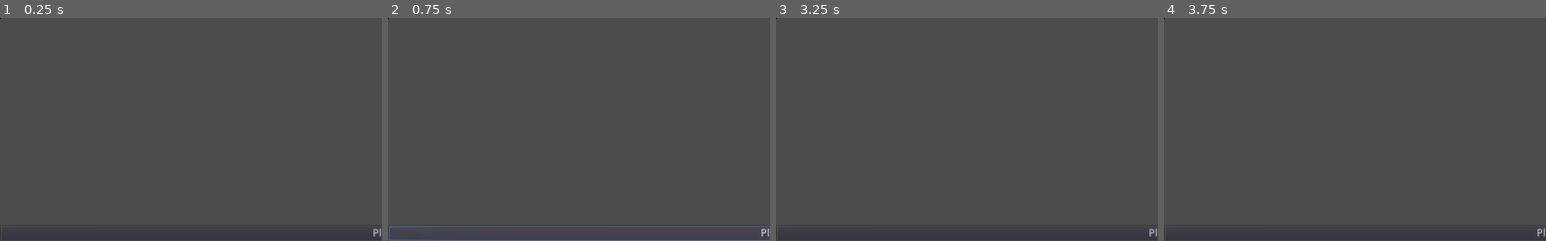
Above: before the commit, frames 1-4 (left to right).
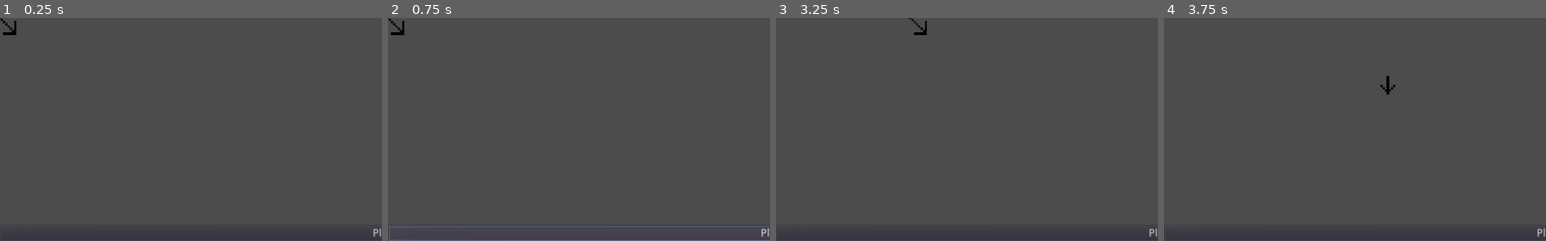
Above: after the commit, the same moments.

Repository: JeffKazuk/BloodQuest
Game: Godot game, scene res://Scenes/Main/MAIN.tscn
Same seed, same stepped clock (60 frames per second), same inputs: the game is played once before the commit and once after it. The project has no main scene, so this scene is started directly.
Inputs (mouse positions are % of the whole screen's width and height, from its top left):
- Up to frame 1 (0.25 s): no input
- Up to frame 2 (0.75 s): click "Play" at 0.5 s
- Up to frame 3 (3.25 s): click "Play" at 1.25 s; click "Options" at 2 s; move the mouse to (72, 45) at 2.77 s; press the mouse at (72, 45) at 2.78 s; hold D (right) from 2.78 s (still down); tap 4 (four, bound only after the commit) at 3.05 s
- Up to frame 4 (3.75 s): move the mouse to (30, 55) at 3.52 s; release D (right) at 3.53 s; release the mouse at (30, 55) at 3.53 s; hold S (down) from 3.53 s (still down); tap 4 (four, bound only after the commit) at 3.6 s
The pictures show only the part of the screen within x 0-50%, y 0-50%; the shares and areas given below are measured in that part.

The runs differ from the first frame. In frame 1, 0.1% of the frame differs, in the area x 0-5%, y 0-8%; in frame 2, 0.1%; in frame 3, 0.1%; in frame 4, 0.1%.
Error before the commit: Parse Error: Expected end of statement after expression, got Identifier instead. (res://Scripts/PlayerController.gd:54)

Commit message:
Added Sword Mechanics

Diff:
--- a/Scenes/Player/Player.tscn
+++ b/Scenes/Player/Player.tscn
@@ -1,55 +1,55 @@
 [gd_scene load_steps=12 format=2]
 
 [ext_resource path="res://Scripts/PlayerController.gd" type="Script" id=1]
-[ext_resource path="res://Sprites/sprite_6.png" type="Texture" id=2]
-[ext_resource path="res://Sprites/sprite_3.png" type="Texture" id=3]
-[ext_resource path="res://Sprites/sprite_1.png" type="Texture" id=4]
-[ext_resource path="res://Sprites/sprite_7.png" type="Texture" id=5]
-[ext_resource path="res://Sprites/sprite_5.png" type="Texture" id=6]
-[ext_resource path="res://Sprites/sprite_2.png" type="Texture" id=7]
-[ext_resource path="res://Sprites/sprite_0.png" type="Texture" id=8]
-[ext_resource path="res://Sprites/sprite_4.png" type="Texture" id=9]
+[ext_resource path="res://Sprites/sprite_1.png" type="Texture" id=2]
+[ext_resource path="res://Sprites/sprite_4.png" type="Texture" id=3]
+[ext_resource path="res://Sprites/sprite_6.png" type="Texture" id=4]
+[ext_resource path="res://Sprites/sprite_5.png" type="Texture" id=5]
+[ext_resource path="res://Sprites/sprite_3.png" type="Texture" id=6]
+[ext_resource path="res://Sprites/sprite_7.png" type="Texture" id=7]
+[ext_resource path="res://Sprites/sprite_2.png" type="Texture" id=8]
+[ext_resource path="res://Sprites/sprite_0.png" type="Texture" id=9]
 
 [sub_resource type="SpriteFrames" id=1]
 animations = [ {
 "frames": [ ExtResource( 2 ) ],
 "loop": true,
-"name": "S",
+"name": "45",
 "speed": 5.0
 }, {
 "frames": [ ExtResource( 3 ) ],
 "loop": true,
-"name": "NW",
+"name": "180",
 "speed": 5.0
 }, {
 "frames": [ ExtResource( 4 ) ],
 "loop": true,
-"name": "NE",
+"name": "270",
 "speed": 5.0
 }, {
 "frames": [ ExtResource( 5 ) ],
 "loop": true,
-"name": "SE",
+"name": "225",
 "speed": 5.0
 }, {
 "frames": [ ExtResource( 6 ) ],
 "loop": true,
-"name": "SW",
+"name": "135",
 "speed": 5.0
 }, {
 "frames": [ ExtResource( 7 ) ],
 "loop": true,
-"name": "N",
+"name": "315",
 "speed": 5.0
 }, {
 "frames": [ ExtResource( 8 ) ],
 "loop": true,
-"name": "E",
+"name": "90",
 "speed": 5.0
 }, {
 "frames": [ ExtResource( 9 ) ],
 "loop": true,
-"name": "W",
+"name": "0",
 "speed": 5.0
 } ]
 
@@ -65,7 +65,7 @@
 [node name="AnimatedSprite" type="AnimatedSprite" parent="."]
 scale = Vector2( 3, 3 )
 frames = SubResource( 1 )
-animation = "N"
+animation = "90"
 
 [node name="CollisionShape2D" type="CollisionShape2D" parent="."]
 scale = Vector2( 3, 3 )
--- a/Scenes/Player/Sword.tscn
+++ b/Scenes/Player/Sword.tscn
@@ -1,10 +1,11 @@
-[gd_scene load_steps=4 format=2]
+[gd_scene load_steps=5 format=2]
 
 [ext_resource path="res://Scripts/Sword.gd" type="Script" id=1]
+[ext_resource path="res://Sprites/sword.png" type="Texture" id=2]
 
 [sub_resource type="SpriteFrames" id=1]
 animations = [ {
-"frames": [  ],
+"frames": [ ExtResource( 2 ) ],
 "loop": true,
 "name": "default",
 "speed": 5.0
--- a/Scenes/World/OverWorld.tscn
+++ b/Scenes/World/OverWorld.tscn
@@ -1,14 +1,22 @@
-[gd_scene load_steps=3 format=2]
+[gd_scene load_steps=4 format=2]
 
 [ext_resource path="res://Scenes/Player/Player.tscn" type="PackedScene" id=1]
-[ext_resource path="res://Scenes/Player/Sword.tscn" type="PackedScene" id=2]
+[ext_resource path="res://Scenes/World/World Sword.tscn" type="PackedScene" id=2]
+[ext_resource path="res://Scenes/Bosses/swordBoss/SwordBoss.tscn" type="PackedScene" id=3]
 
 [node name="OverWorld" type="Node2D"]
 
 [node name="Player" parent="." instance=ExtResource( 1 )]
-speed = null
 
-[node name="Sword" parent="." instance=ExtResource( 2 )]
-position = Vector2( 180, 0 )
+[node name="World Sword" parent="." instance=ExtResource( 2 )]
+position = Vector2( 170, 0 )
 
-[connection signal="area_entered" from="Sword" to="Player" method="pickup_sword"]
+[node name="SwordBoss" parent="." groups=[
+"enemy",
+] instance=ExtResource( 3 )]
+position = Vector2( 110, 280 )
+
+[connection signal="sword_picked_up" from="Player" to="World Sword" method="_on_Player_sword_picked_up"]
+[connection signal="area_entered" from="World Sword" to="Player" method="_on_World_Sword_area_entered"]
+[connection signal="area_shape_entered" from="World Sword" to="Player" method="_on_World_Sword_area_shape_entered"]
+[connection signal="body_entered" from="World Sword" to="Player" method="_on_World_Sword_body_entered"]
--- a/Scenes/World/World Sword.tscn
+++ b/Scenes/World/World Sword.tscn
@@ -1,8 +1,10 @@
-[gd_scene load_steps=3 format=2]
+[gd_scene load_steps=4 format=2]
 
 [ext_resource path="res://Scripts/World/World Sword.gd" type="Script" id=1]
+[ext_resource path="res://Sprites/sword.png" type="Texture" id=2]
 
 [sub_resource type="RectangleShape2D" id=1]
+extents = Vector2( 20, 20 )
 
 [node name="World Sword" type="Area2D"]
 script = ExtResource( 1 )
@@ -11,6 +13,7 @@
 }
 
 [node name="Sprite" type="Sprite" parent="."]
+texture = ExtResource( 2 )
 
 [node name="CollisionShape2D" type="CollisionShape2D" parent="."]
 shape = SubResource( 1 )
--- a/Scripts/PlayerController.gd
+++ b/Scripts/PlayerController.gd
@@ -2,10 +2,9 @@
 
 export var speed = 400  # How fast the player will move (pixels/sec).
 
-var has_stick = false
-var has_sword = false
-var has_fire = false
-var has_dagger = false
+var weapons = []
+var equipped = ''
+var facing
 
 signal stick_picked_up
 signal sword_picked_up
@@ -15,53 +14,74 @@
 func _ready():
     #position.x = 400
     #position.y = 400
-	pass
+    pass
+
+func current_angle():
+    return get_global_mouse_position().angle_to_point(get_position())
+
 func update_direction():
     #Gets the location of the mouse in radians
-    var angle = get_global_mouse_position().angle_to_point(get_position())
+    var angle = current_angle()
     #print(get_global_mouse_position())
     #print(get_position())
     #Changes the looking direction of the character to roughly
     #where the mouse is
     #print(angle)
     if angle > PI/8 && angle < 3*PI/8:
-        $AnimatedSprite.animation = 'SE'
+        facing = '315'
     if angle > 3*PI/8 && angle < 5*PI/8:
-        $AnimatedSprite.animation = 'S'
+        facing = '270'
     if angle > 5*PI/8 && angle < 7*PI/8:
-        $AnimatedSprite.animation = 'SW'
+        facing = '225'
     if angle > 7*PI/8 && angle < PI:
-        $AnimatedSprite.animation = 'W'
+        facing = '180'
     if angle > -PI/8 && angle < PI/8:
-        $AnimatedSprite.animation = 'E'
+        facing = '0'
     if angle > -3*PI/8 && angle < -PI/8:
-        $AnimatedSprite.animation = 'NE'
+        facing = '45'
     if angle > -5*PI/8 && angle < -3*PI/8:
-        $AnimatedSprite.animation = 'N'
+        facing = '90'
     if angle > -7*PI/8 && angle < -5*PI/8:
-        $AnimatedSprite.animation = 'NW'
+        facing = '135'
     if angle > -PI && angle < -7*PI/8:
-        $AnimatedSprite.animation = 'W'
+        facing = '180'
+
+    $AnimatedSprite.animation = facing
+
+#use _input for any inputs that need to be instant (mostly just mouse)
+func _input(event):
+    if event.is_action_pressed('click'):
+        attack()
+    if event.is_action_pressed('zoom_in'):
+        print('prev weapon')
+    if event.is_action_pressed('zoom_out'):
+        print('next weapon')
+
+#one function for all item pickups, will have to be changed a bit for other items
+func pickup_item(item):
+    weapons.append(item)
+    emit_signal(item +'_picked_up')
+
+func _on_World_Sword_body_entered(body):
+    pickup_item('sword')
+
+func attack():
+    if equipped == 'sword':
+        for node in get_tree().get_nodes_in_group('enemy'):
+            if position.distance_to(node.position) < 70:
+                var direction = (get_global_mouse_position()-position).normalized()
+                var angle_to_enemy = rad2deg(direction.angle_to(node.direction))
+                #print(direction)
+                #print(node.direction)
+                print(abs(angle_to_enemy))
+                #I very clearly fucked this up but it works
+                if abs(angle_to_enemy) < 202.5 && abs(angle_to_enemy) > 157.5:
+                    print('hit')
 
 
-
-
-func pickup_stick():
-    has_stick = true
-
-func pickup_sword():
-    has_sword = true
-    emit sword_picked_up
-
-func pickup_fire():
-    has_fire = true
-
-func pickup_dagger():
-    has_dagger = true
-
 func _process(delta):
-    var velocity = Vector2()  # The player's movement vector.
-    update_direction()
+    # The player's movement vector.
+    var velocity = Vector2()
     if Input.is_action_pressed("right"):
         velocity.x += 1
     if Input.is_action_pressed("left"):
@@ -70,6 +90,21 @@
         velocity.y += 1
     if Input.is_action_pressed("up"):
         velocity.y -= 1
+    if Input.is_action_pressed('one'):
+        if len(weapons) >= 1:
+            equipped = weapons[0]
+    if Input.is_action_pressed('two'):
+        if len(weapons) >= 2:
+            equipped = weapons[1]
+    if Input.is_action_pressed('three'):
+        if len(weapons) >= 3:
+            equipped = weapons[2]
+    if Input.is_action_pressed('four'):
+        if len(weapons) >= 4:
+            equipped = weapons[3]
+    update_direction()
+    #print(equipped)
+
     if velocity.length() > 0: #if the length of the vector is greater than 0
         velocity = velocity.normalized() * speed #sets the player's velocity
-    move_and_collide(velocity*delta)# * delta #moves the player
+    move_and_collide(velocity*delta)#moves the player
--- a/Scripts/Sword.gd
+++ b/Scripts/Sword.gd
@@ -13,3 +13,7 @@
 # Called every frame. 'delta' is the elapsed time since the previous frame.
 #func _process(delta):
 #	pass
+
+
+func _on_Player_sword_picked_up():
+	pass # Replace with function body.
--- a/Scripts/SwordBoss.gd
+++ b/Scripts/SwordBoss.gd
@@ -2,7 +2,7 @@
 
 
 var speed = 1
-
+export var direction = 0
 
 
 func _ready():
@@ -11,10 +11,10 @@
 
 func _physics_process(delta):
 	var target = get_parent().find_node("Player")
-	var direction = (target.global_position - global_position).normalized()
+	direction = (target.global_position - global_position).normalized()
 	var distance = global_position.distance_to(target.global_position)
 	#print(distance)
-	if distance > 100:
+	if distance > 20:
 		move_and_collide(direction*speed)
 
 #func _process(delta):
--- a/project.godot
+++ b/project.godot
@@ -58,6 +58,41 @@
 "events": [ Object(InputEventMouseButton,"resource_local_to_scene":false,"resource_name":"","device":0,"alt":false,"shi …(212 unchanged characters)…
  ]
 }
+one={
+"deadzone": 0.5,
+"events": [ Object(InputEventKey,"resource_local_to_scene":false,"resource_name":"","device":0,"alt":false,"shift":false,"control":false,"meta":false,"command":false,"pressed":false,"scancode":49,"unicode":0,"echo":false,"script":null)
+ ]
+}
+two={
+"deadzone": 0.5,
+"events": [ Object(InputEventKey,"resource_local_to_scene":false,"resource_name":"","device":0,"alt":false,"shift":false,"control":false,"meta":false,"command":false,"pressed":false,"scancode":50,"unicode":0,"echo":false,"script":null)
+ ]
+}
+three={
+"deadzone": 0.5,
+"events": [ Object(InputEventKey,"resource_local_to_scene":false,"resource_name":"","device":0,"alt":false,"shift":false,"control":false,"meta":false,"command":false,"pressed":false,"scancode":51,"unicode":0,"echo":false,"script":null)
+ ]
+}
+four={
+"deadzone": 0.5,
+"events": [ Object(InputEventKey,"resource_local_to_scene":false,"resource_name":"","device":0,"alt":false,"shift":false,"control":false,"meta":false,"command":false,"pressed":false,"scancode":52,"unicode":0,"echo":false,"script":null)
+ ]
+}
+attack={
+"deadzone": 0.5,
+"events": [ Object(InputEventMouseButton,"resource_local_to_scene":false,"resource_name":"","device":0,"alt":false,"shift":false,"control":false,"meta":false,"command":false,"button_mask":0,"position":Vector2( 0, 0 ),"global_position":Vector2( 0, 0 ),"factor":1.0,"button_index":1,"pressed":false,"doubleclick":false,"script":null)
+ ]
+}
+zoom_in={
+"deadzone": 0.5,
+"events": [ Object(InputEventMouseButton,"resource_local_to_scene":false,"resource_name":"","device":0,"alt":false,"shift":false,"control":false,"meta":false,"command":false,"button_mask":0,"position":Vector2( 0, 0 ),"global_position":Vector2( 0, 0 ),"factor":1.0,"button_index":4,"pressed":false,"doubleclick":false,"script":null)
+ ]
+}
+zoom_out={
+"deadzone": 0.5,
+"events": [ Object(InputEventMouseButton,"resource_local_to_scene":false,"resource_name":"","device":0,"alt":false,"shift":false,"control":false,"meta":false,"command":false,"button_mask":0,"position":Vector2( 0, 0 ),"global_position":Vector2( 0, 0 ),"factor":1.0,"button_index":5,"pressed":false,"doubleclick":false,"script":null)
+ ]
+}
 
 [rendering]
 
